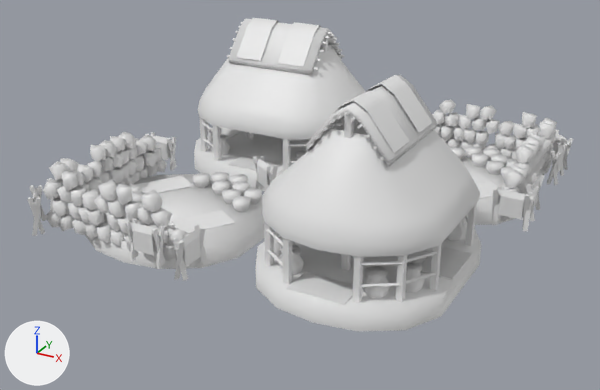
The COLLADA model art/meshes/structural/mapuche/market.dae, before and after one commit.
The view is the same before and after, from a camera (50 mm lens) standing at (20.5, -39.9, 19.5) and looking at (-0.5, -1.7, 0.4). Arrows for +X, +Y and +Z are at lower left; the lights stay in place. Where no turn or scale is listed for an object, it has been applied to the vertices.

Objects in the first picture: 'market'.
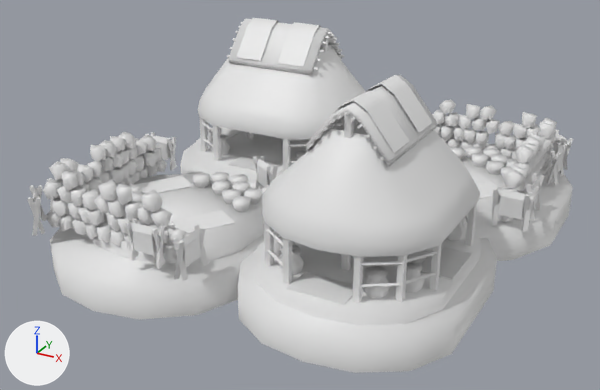
What differs and where, as boxes (x1, y1, x2, y2) in the pictures (600 x 390 px):
'market', reshaped (13% taller)
    before: (27, 18, 573, 331)
    after: (27, 18, 573, 373)
part 1 of me_cubo_300, added
    after: (180, 143, 268, 193)
part 2 of me_cubo_300, added
    after: (50, 192, 275, 320)
part 3 of me_cubo_300, added
    after: (238, 238, 497, 373)
part 4 of me_cubo_300, added
    after: (466, 142, 573, 261)
part 5 of me_cubo_300, deleted
    before: (518, 180, 527, 193)

The change, as a diff of the scene's bpy script:
```diff
--- a/art/meshes/structural/mapuche/market.dae.py
+++ b/art/meshes/structural/mapuche/market.dae.py
@@ me_cubo_300 @@
 # used by ob_market; location = (0.0, 0.0, 0.0)
-me_cubo_300.from_pydata(...)  # 4492 vertices, 6408 faces; spans x -12.0..12.0, y -12.5..12.2, z -0.9..8.5
+me_cubo_300.from_pydata(...)  # 4587 vertices, 6543 faces; spans x -12.5..12.7, y -13.5..13.3, z -2.5..8.5
+# me_cubo_300 part 1: the loose piece of 28 vertices spanning x -11.5..0.7, y 0.4..10.3, z -0.9..0.2 is copied, and the copy is scaled about its middle by (1.15, 1.15, 1.56), then moved by (0.0, 0.0, -1.2); it spans x -12.5..1.6, y -0.3..11.0, z -2.4..-0.6
+# me_cubo_300 part 2: the loose piece of 28 vertices spanning x -10.7..-0.9, y -11.0..-1.4, z -0.9..0.2 is copied, and the copy is scaled about its middle by (1.22, 1.52, 1.56), then moved by (0.0, 0.0, -1.2); it spans x -11.7..0.2, y -13.5..1.1, z -2.5..-0.7
+# me_cubo_300 part 3: the loose piece of 28 vertices spanning x 0.6..10.4, y -11.3..0.9, z -0.9..0.2 is copied, and the copy is scaled about its middle by (1.15, 1.15, 1.56), then moved by (0.0, 0.0, -1.2); it spans x -0.2..11.1, y -12.3..1.8, z -2.5..-0.6
+# me_cubo_300 part 4: the loose piece of 28 vertices spanning x 1.0..10.8, y 1.3..10.9, z -0.9..0.2 is copied, and the copy is scaled about its middle by (1.38, 1.52, 1.56), then moved by (0.0, 0.0, -0.7); it spans x -0.9..12.7, y -1.2..13.3, z -2.0..-0.2
+# me_cubo_300 part 5
+# 7 vertices are removed from x 9.9..11.0, y 3.2..4.0, z 0.7..1.7
+# 12 faces are deleted
 me_cubo_300.materials.append(mat_textura__mapuche)
```
